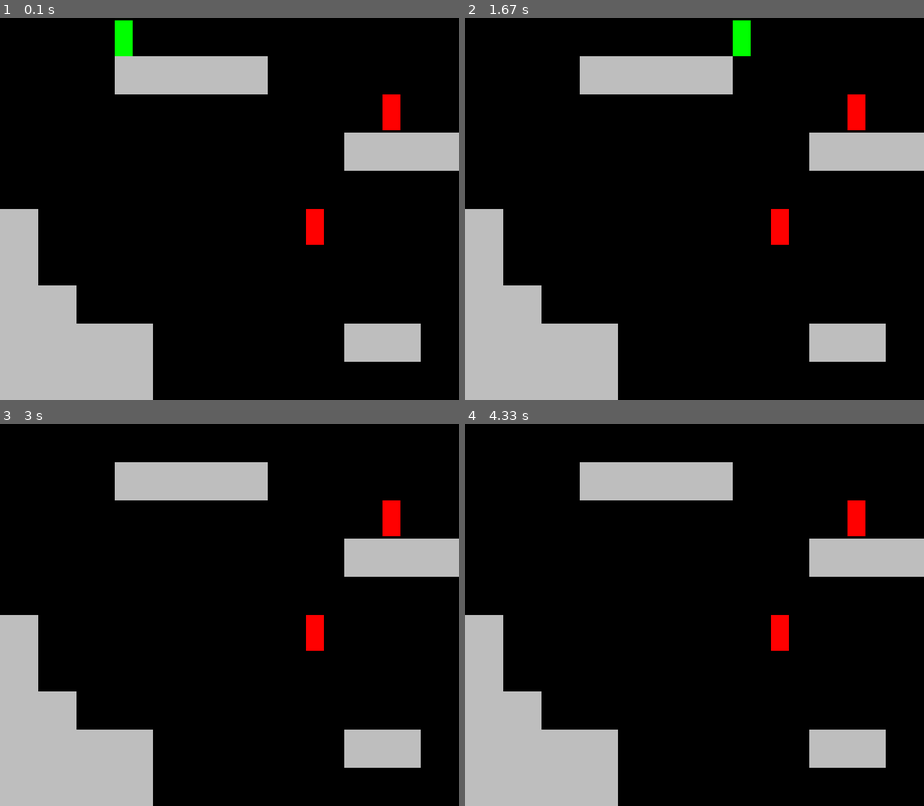
Above: before the commit, frames 1-4 (two rows, left to right).
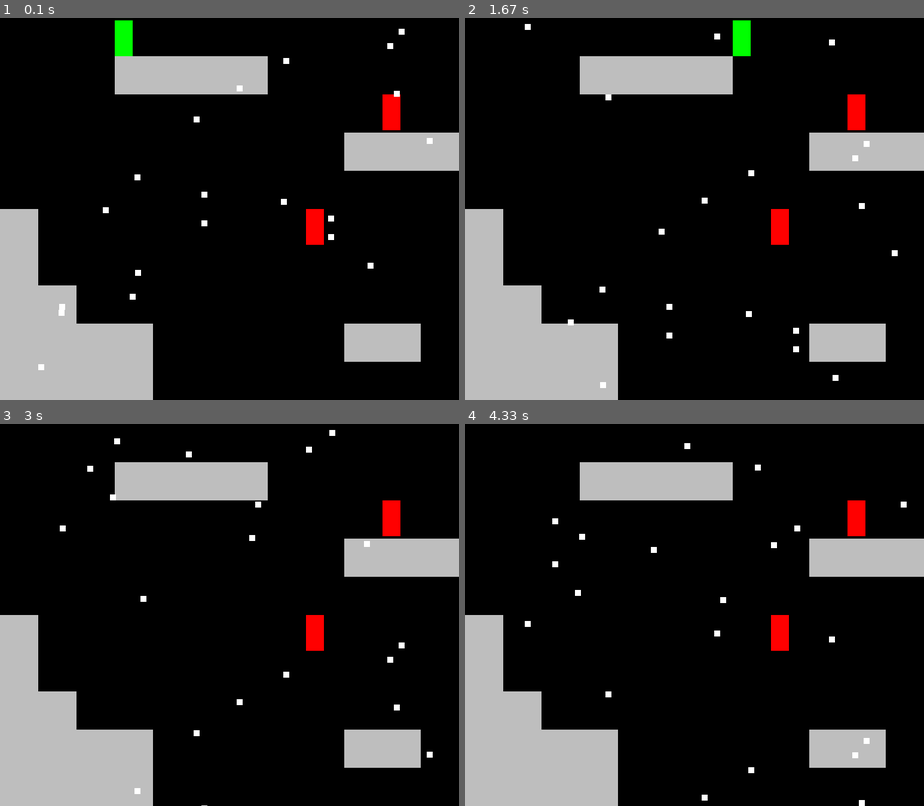
Above: after the commit, the same moments.

Repository: msaelices/pygames-experiments
Game: pygame game, started from frozen-platformer/main.py
Two runs of this game, one before a commit and one after it. Both use one fixed random seed, a clock stepped at 60 frames per second and the inputs below.
Inputs:
- Up to frame 1 (0.1 s): no input
- Up to frame 2 (1.67 s): hold Right 0.33-0.8 s; hold Right 0.83-1.3 s; tap Space at 0.9, 1.2, 1.4 s; hold Left from 1.33 s (still down)
- Up to frame 3 (3 s): tap Space at 1.7, 1.97, 2.27, 2.4, 2.7 s; release Left at 1.87 s; hold Left 1.9-2.3 s; hold Right 2.33-2.97 s
- Up to frame 4 (4.33 s): hold Right 3.5-3.97 s; tap Space at 3.57, 3.87 s

The runs differ from the first frame. In frame 1, 0.4% of the frame differs, in the area x 8-95%, y 2-93%; in frame 2, 0.4%; in frame 3, 0.4%; in frame 4, 0.4%.

Commit message:
Draw randomly positioned snowflakes falling through the screen

Diff:
--- a/frozen-platformer/levels.py
+++ b/frozen-platformer/levels.py
@@ -1,7 +1,7 @@
 import pygame
 
 from config import TILE_SIZE
-from sprites import Enemy, Player, Tile
+from sprites import Enemy, Player, SnowFlake, Tile
 
 levels_layout = [
     [
@@ -41,6 +41,8 @@
     def setup(self, layout: list[str]):
         self.enemies = pygame.sprite.Group()
         self.tiles = pygame.sprite.Group()
+        self.snow_flakes = pygame.sprite.Group()
+
         for y, row in enumerate(layout):
             for x, cell in enumerate(row):
                 cell_pos = (x * TILE_SIZE, y * TILE_SIZE)
@@ -53,13 +55,18 @@
                     enemy = Enemy(cell_pos)
                     self.enemies.add(enemy)
 
+        for _ in range(20):
+            self.snow_flakes.add(SnowFlake())
+
     def draw(self):
         self.player.draw(self.surface)
         self.tiles.draw(self.surface)
         self.enemies.draw(self.surface)
+        self.snow_flakes.draw(self.surface)
 
     def update(self):
-        self.player.update_pos(self)
+        self.player.update(self)
+        self.snow_flakes.update(self)
 
     def scroll_x(self, x):
         self.tiles.update(x)
--- a/frozen-platformer/sprites.py
+++ b/frozen-platformer/sprites.py
@@ -1,8 +1,12 @@
+from random import randint
+
 import pygame
 from pygame import Surface
 from pygame.sprite import Sprite
 
-from config import GRAVITY, JUMP_SPEED, SPEED, TERMINAL_VELOCITY
+from config import (
+    GRAVITY, JUMP_SPEED, SCREEN_HEIGHT, SCREEN_WIDTH, SPEED, TERMINAL_VELOCITY
+)
 
 class Tile(Sprite):
 
@@ -21,7 +25,7 @@
     def __init__(self, pos: tuple):
         super().__init__()
         # TODO: show real sprites
-        self.image = Surface((30, 60))
+        self.image = Surface(self.size)
         self.image.fill(self.color)
         self.rect = self.image.get_rect(topleft=pos)
         self.vel_x = 0
@@ -41,7 +45,7 @@
         if not self.in_ground:
             self.vel_y = min(self.vel_y + GRAVITY, TERMINAL_VELOCITY)
 
-    def update_pos(self, level):
+    def update(self, level):
         self.apply_gravity(level)
         self.rect.x += self.vel_x
         self.rect.y += self.vel_y
@@ -65,12 +69,36 @@
         surface.blit(self.image, self.rect)
 
 
+class SnowFlake(Entity):
+    color = 'white'
+    size = (10, 10)
+
+    def __init__(self):
+        super().__init__(self.get_random_pos(initial=True))
+
+    def get_random_pos(self, initial=False):
+        x = randint(0, SCREEN_WIDTH - 1)
+        y = randint(0, SCREEN_HEIGHT - 1) if initial else 0
+        return (x, y)
+
+    def check_in_ground(self, level):
+        return False  # never touch ground so it's always falling
+
+    def update(self, level):
+        self.apply_gravity(level)
+        self.rect.y += self.vel_y
+        if self.rect.y >= level.surface.get_height():
+            self.rect.topleft = self.get_random_pos()
+
+
 class Enemy(Entity):
     color = 'red'
+    size = (30, 60)
 
 
 class Player(Entity):
     color = 'green'
+    size = (30, 60)
 
     def move_left(self):
         self.vel_x = -SPEED
